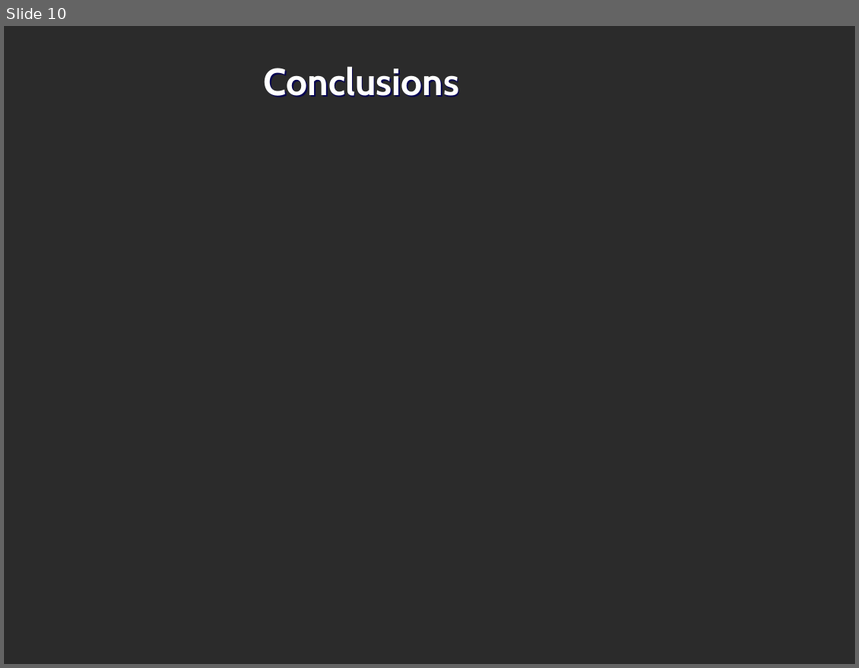
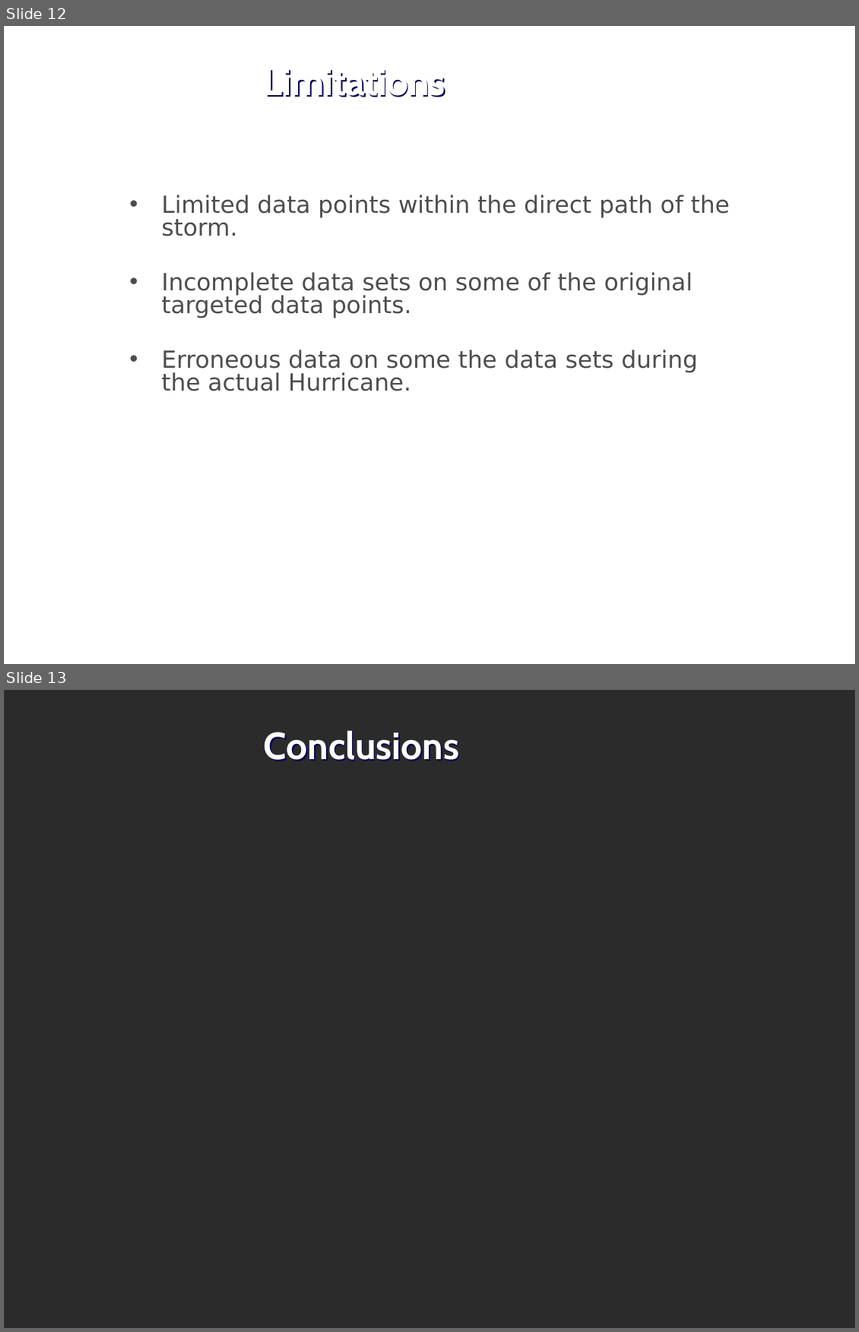
Before and after one commit to j1-aggie/Hurricane_Harvey_Analysis, a slide deck: Final Presentation.pptx. Shown one above the other, each under a label of ours: slide 10 before the commit, slides 12 and 13 after it. The pictures are 859x668 and 859x1332 pixels, drawn with LibreOffice and Linux fonts; fonts in the diff are those of the drawing; background and template pictures are left out; a plain dark background stands for a picture behind light text. Boxes give left, top, right and bottom in pixels: in the first picture for what was removed or moved away, otherwise in the second. Text is boxed around its words. In the diff, an @@ line names an element or a change of style, - is before the commit and + after.

```diff
--- a/Final Presentation.pptx
+++ b/Final Presentation.pptx
@@ slide 12 added at box(4, 26, 855, 664), background picture (left out) @@
@@ title added at box(264, 70, 446, 97), 32 pt, text #FFFFFF, bold @@
+Limitations
@@ text added at box(161, 195, 730, 392), 20 pt, text #4D4D4D @@
+• Limited data points within the direct path of the storm.
+• Incomplete data sets on some of the original targeted data points.
+• Erroneous data on some the data sets during the actual Hurricane.
@@ what was slide 10 is now slide 13 @@
```
Also in this commit, not shown: 10 slides changed, 2 other slides added.
